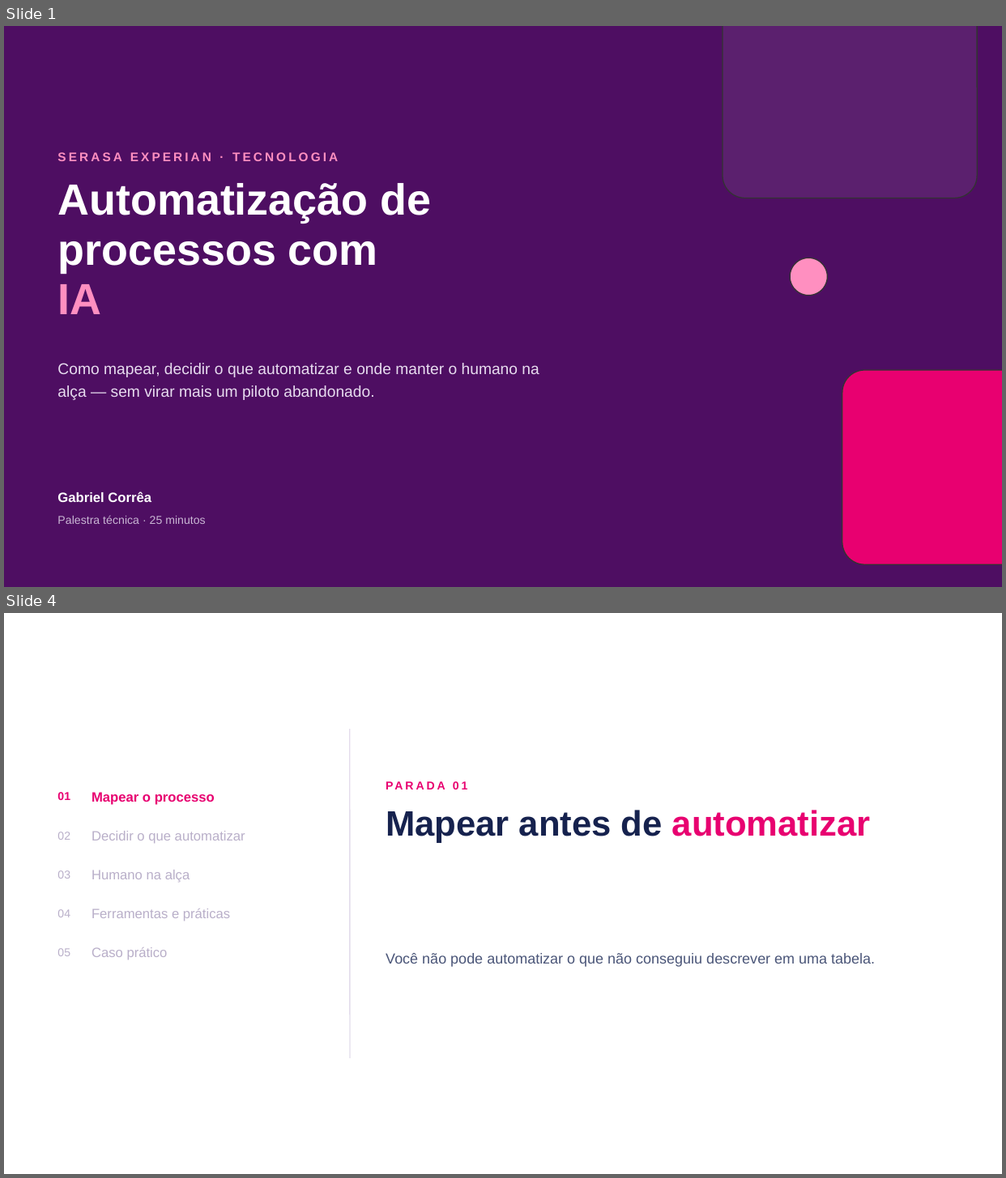
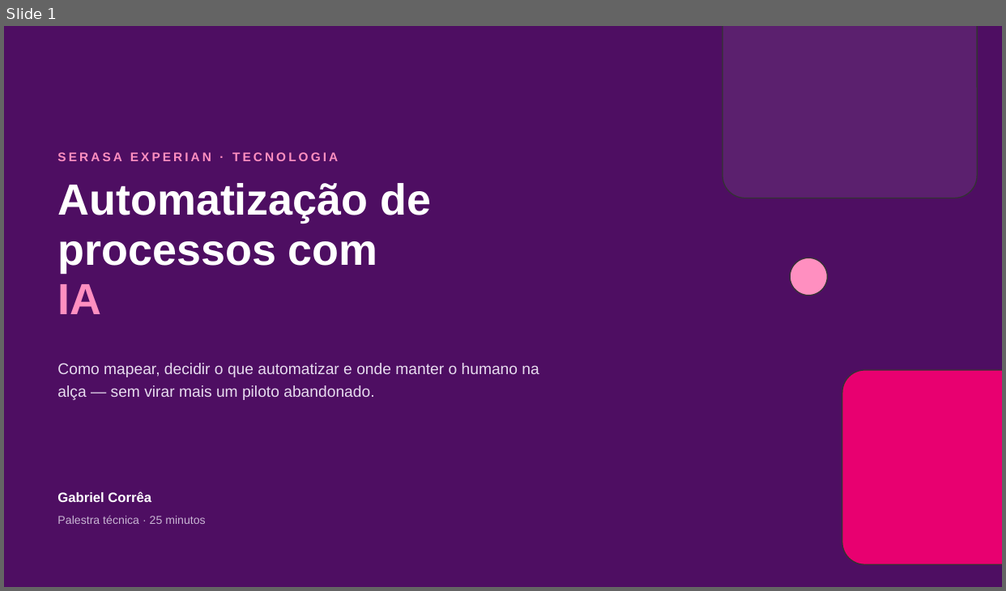
Before and after one commit to gabrcs/casamentos-app, a slide deck: talks/serasa-ia-automacao/deck.pptx. Shown one above the other, each under a label of ours: slides 1 and 4 before the commit, slide 1 after it; the slides between them are not shown. The pictures are 1006x1178 and 1006x591 pixels, drawn with LibreOffice and Linux fonts; fonts in the diff are those of the drawing. Boxes give left, top, right and bottom in pixels: in the first picture for what was removed or moved away, otherwise in the second. Text is boxed around its words. In the diff, an @@ line names an element or a change of style, - is before the commit and + after.

```diff
--- a/talks/serasa-ia-automacao/deck.pptx
+++ b/talks/serasa-ia-automacao/deck.pptx
@@ slide 4 removed at [4, 613, 1002, 1174], background #FFFFFF @@
@@ line removed from (350, 729) to (350, 1059) @@
@@ text removed at [386, 774, 835, 796] @@
-PARADA 01
@@ text removed at [57, 792, 70, 800] @@
-01
@@ text removed at [91, 792, 215, 805] @@
-Mapear o processo
@@ text removed at [91, 831, 245, 843] @@
-Decidir o que automatizar
@@ text removed at [386, 810, 870, 843] @@
-Mapear antes de automatizar
@@ text removed at [57, 832, 70, 840] @@
-02
@@ text removed at [57, 871, 70, 879] @@
-03
@@ text removed at [91, 870, 190, 883] @@
-Humano na alça
@@ text removed at [57, 909, 70, 918] @@
-04
@@ text removed at [91, 909, 230, 921] @@
-Ferramentas e práticas
@@ text removed at [57, 948, 70, 956] @@
-05
@@ text removed at [91, 948, 168, 960] @@
-Caso prático
@@ text removed at [386, 953, 875, 967] @@
-Você não pode automatizar o que não conseguiu descrever em uma tabela.
```
Also in this commit, not shown: 6 slides changed, 9 slides added, 12 other slides removed, 4 other files.
